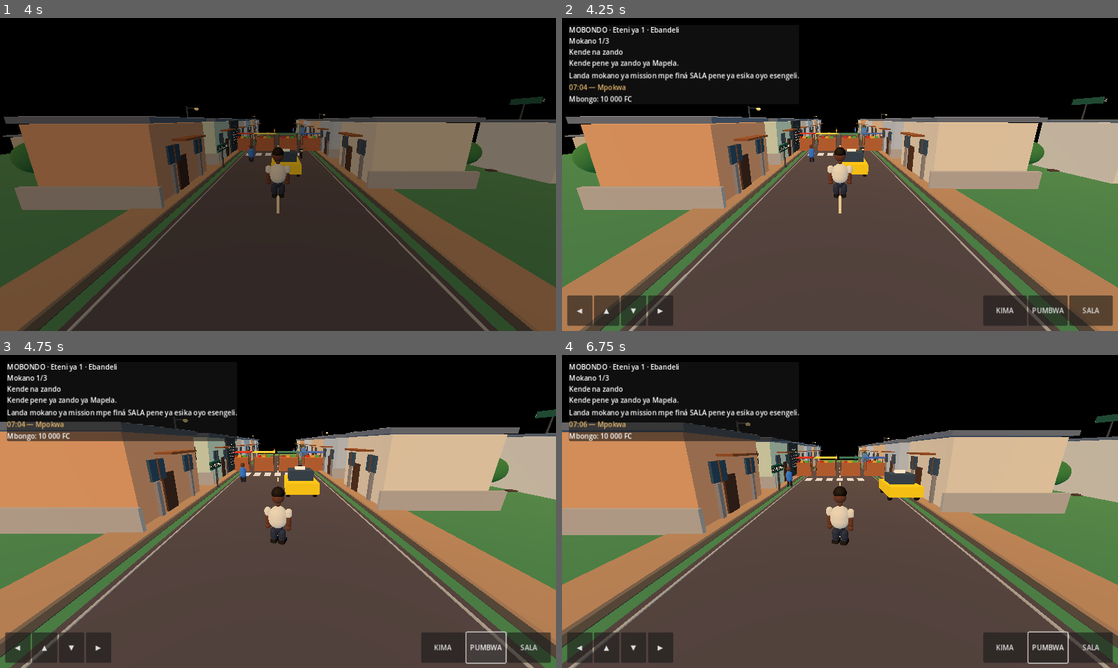
Above: before the commit, frames 1-4 (two rows, left to right).
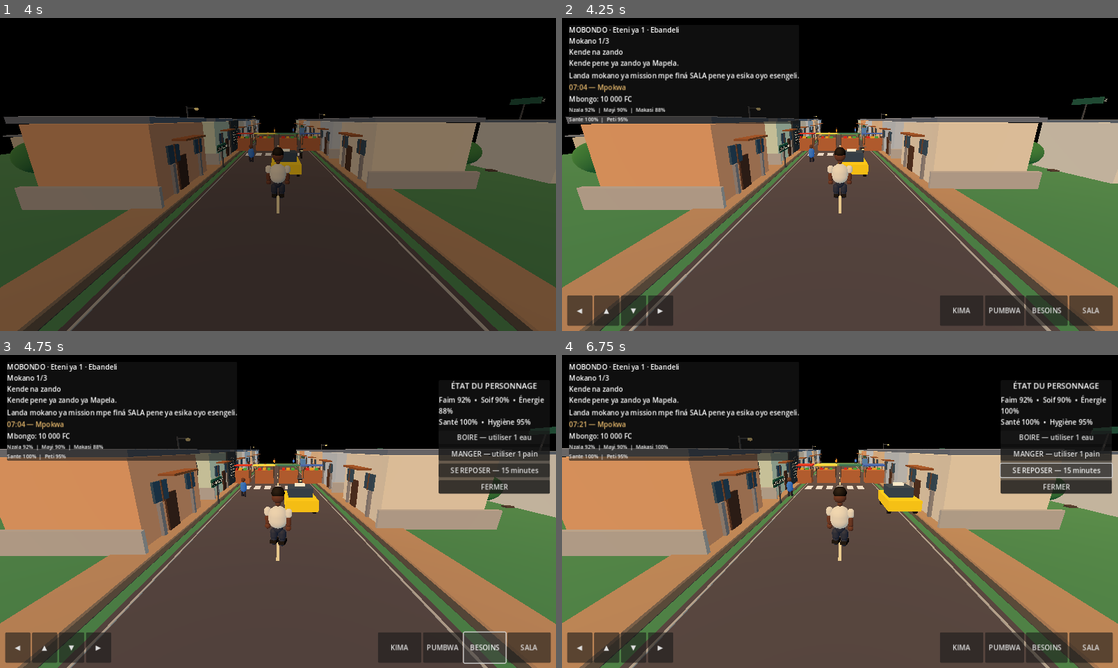
Above: after the commit, the same moments.

Repository: benimandala210-sudo/MOBONDO
Game: Godot game, scene res://scenes/main.tscn
The game is run twice, just before and just after one commit, with the same random seed, the same clock (stepped at 60 frames per second) and the same inputs.
Inputs (mouse positions are in pixels of both pictures, inside the frame that each line leads up to):
- Up to frame 1 (4 s): click "BANDÁ KOSALA" at 0.5 s; click "MODE HISTOIRE" at 1.25 s; tap Enter at 2, 3.5 s; move the mouse to (400, 158) at 2.02 s; hold D (move_right) 2.03-2.75 s; hold Shift (sprint) 2.03-2.75 s; click (400, 158) at 2.17 s; tap Space (jump) at 2.27, 2.75 s; drag from (166, 190) to (250, 237) at 2.77 s; move the mouse to (333, 105) at 3.52 s; hold D (move_right) from 3.53 s (still down); hold Shift (sprint) from 3.53 s (still down)
- Up to frame 2 (4.25 s): keep holding D (move_right); keep holding Shift (sprint)
- Up to frame 3 (4.75 s): release D (move_right) at 4.25 s; release Shift (sprint) at 4.25 s; click (483, 646) at 4.25 s, where only the run after the commit has a clickable "BESOINS"
- Up to frame 4 (6.75 s): click (1056, 436) at 5 s, where only the run after the commit has a clickable "BOIRE — utiliser 1 eau"; click (1056, 455) at 5.75 s, where only the run after the commit has a clickable "MANGER — utiliser 1 pain"; click (1056, 470) at 6.5 s, where only the run after the commit has a clickable "SE REPOSER — 15 minutes"

Frame 1 is identical in both runs. In frame 2, 2.0% of the frame differs, in the area x 1-91%, y 28-99%; in frame 3, 37%, in the area x 0-100%, y 8-100%; in frame 4, 36%.

Commit message:
Integrate player needs, survival HUD and rest actions

Diff:
--- a/scripts/main.gd
+++ b/scripts/main.gd
@@ -4,6 +4,7 @@
 const MISSION_MANAGER_SCRIPT = preload("res://scripts/mission_manager.gd")
 const DIALOGUE_MANAGER_SCRIPT = preload("res://scripts/dialogue_manager.gd")
 const ECONOMY_MANAGER_SCRIPT = preload("res://scripts/economy_manager.gd")
+const NEEDS_MANAGER_SCRIPT = preload("res://scripts/needs_manager.gd")
 const MOBONDO_EMBLEM_SCRIPT = preload("res://scripts/mobondo_emblem.gd")
 const SAVE_PATH := "user://mobondo_save.json"
 
@@ -12,6 +13,10 @@
 var mission_manager
 var dialogue_manager
 var economy_manager
+var needs_manager
+var needs_label: Label
+var needs_panel: PanelContainer
+var needs_message_label: Label
 var market_panel: PanelContainer
 var wallet_label: Label
 var market_balance_label: Label
@@ -82,6 +87,9 @@
     economy_manager = ECONOMY_MANAGER_SCRIPT.new()
     economy_manager.economy_updated.connect(_on_economy_updated)
     add_child(economy_manager)
+    needs_manager = NEEDS_MANAGER_SCRIPT.new()
+    needs_manager.needs_updated.connect(_on_needs_updated)
+    add_child(needs_manager)
     _load_world_state()
     if is_instance_valid(continue_button):
         continue_button.visible = has_saved_world
@@ -147,6 +155,8 @@
 func _save_world_state() -> void:
     if not is_instance_valid(player) or menu_active:
         return
+    if is_instance_valid(needs_manager):
+        needs_manager.save_state()
     var data := {
         "version": 1,
         "player_position": {
@@ -765,6 +775,8 @@
     # Une seconde réelle représente une minute dans le monde du jeu.
     var previous_minutes := world_minutes
     world_minutes = fposmod(world_minutes + delta, 1440.0)
+    if is_instance_valid(needs_manager) and not menu_active:
+        needs_manager.advance(delta)
     if world_minutes < previous_minutes and is_instance_valid(economy_manager):
         economy_manager.reset_daily()
     var hour := int(world_minutes / 60.0)
@@ -846,6 +858,11 @@
     wallet_label = Label.new()
     wallet_label.text = "Mbongo: 10 000 FC"
     column.add_child(wallet_label)
+    needs_label = Label.new()
+    needs_label.text = "Besoins : chargement..."
+    needs_label.autowrap_mode = TextServer.AUTOWRAP_WORD_SMART
+    needs_label.add_theme_font_size_override("font_size", 12)
+    column.add_child(needs_label)
 
     var controls := HBoxContainer.new()
     controls.anchor_left = 0.0
@@ -882,6 +899,12 @@
     jump_button.pressed.connect(player.request_jump)
     controls.add_child(jump_button)
 
+    var needs_button := Button.new()
+    needs_button.text = "BESOINS"
+    needs_button.custom_minimum_size = Vector2(96, 56)
+    needs_button.pressed.connect(_toggle_needs_panel)
+    controls.add_child(needs_button)
+
     action_button = Button.new()
     action_button.text = "SALA"
     action_button.custom_minimum_size = Vector2(100, 56)
@@ -890,6 +913,7 @@
 
     _setup_dialogue_ui(layer)
     _setup_market_ui(layer)
+    _setup_needs_ui(layer)
 
 func _setup_main_menu() -> void:
     menu_layer = CanvasLayer.new()
@@ -1158,6 +1182,83 @@
     game_ui_layer.visible = true
     transition_layer.queue_free()
     transition_active = false
+
+
+func _setup_needs_ui(layer: CanvasLayer) -> void:
+    needs_panel = PanelContainer.new()
+    needs_panel.anchor_left = 1.0
+    needs_panel.anchor_top = 0.08
+    needs_panel.anchor_right = 1.0
+    needs_panel.anchor_bottom = 0.08
+    needs_panel.offset_left = -270
+    needs_panel.offset_top = 0
+    needs_panel.offset_right = -14
+    needs_panel.offset_bottom = 255
+    needs_panel.visible = false
+    layer.add_child(needs_panel)
+    var column := VBoxContainer.new()
+    column.add_theme_constant_override("separation", 7)
+    needs_panel.add_child(column)
+    var title := Label.new()
+    title.text = "ÉTAT DU PERSONNAGE"
+    title.horizontal_alignment = HORIZONTAL_ALIGNMENT_CENTER
+    title.add_theme_font_size_override("font_size", 18)
+    column.add_child(title)
+    needs_message_label = Label.new()
+    needs_message_label.text = "Gère tes besoins pour rester en forme."
+    needs_message_label.autowrap_mode = TextServer.AUTOWRAP_WORD_SMART
+    column.add_child(needs_message_label)
+    var water_button := Button.new()
+    water_button.text = "BOIRE — utiliser 1 eau"
+    water_button.pressed.connect(_use_water)
+    column.add_child(water_button)
+    var food_button := Button.new()
+    food_button.text = "MANGER — utiliser 1 pain"
+    food_button.pressed.connect(_use_food)
+    column.add_child(food_button)
+    var rest_button := Button.new()
+    rest_button.text = "SE REPOSER — 15 minutes"
+    rest_button.pressed.connect(_rest_player)
+    column.add_child(rest_button)
+    var close_button := Button.new()
+    close_button.text = "FERMER"
+    close_button.pressed.connect(_toggle_needs_panel)
+    column.add_child(close_button)
+
+func _toggle_needs_panel() -> void:
+    if not is_instance_valid(needs_panel):
+        return
+    needs_panel.visible = not needs_panel.visible
+    if needs_panel.visible and is_instance_valid(player):
+        player.set_physics_process(false)
+    elif is_instance_valid(player) and not dialogue_panel.visible and not market_panel.visible:
+        player.set_physics_process(true)
+
+func _use_water() -> void:
+    if economy_manager.use_item("eau"):
+        needs_manager.drink()
+        needs_message_label.text = "Omai maye. Ozali komiyoka malamu."
+
+func _use_food() -> void:
+    if economy_manager.use_item("pain"):
+        needs_manager.eat()
+        needs_message_label.text = "Olii bilei. Nzala ekiti."
+
+func _rest_player() -> void:
+    needs_manager.rest()
+    world_minutes = fposmod(world_minutes + 15.0, 1440.0)
+    _update_world_clock(0.0)
+    needs_message_label.text = "Opemi mwa ntango. Makasi ezongi."
+    _save_world_state()
+
+func _on_needs_updated(hunger: float, thirst: float, energy: float, health: float, hygiene: float) -> void:
+    if not is_instance_valid(needs_label):
+        return
+    needs_label.text = "Nzala %d%%  |  Mayi %d%%  |  Makasi %d%%\nSante %d%%  |  Peti %d%%" % [
+        roundi(hunger), roundi(thirst), roundi(energy), roundi(health), roundi(hygiene)
+    ]
+    if is_instance_valid(needs_message_label):
+        needs_message_label.text = needs_manager.get_summary()
 
 func _setup_dialogue_ui(layer: CanvasLayer) -> void:
     dialogue_panel = PanelContainer.new()
